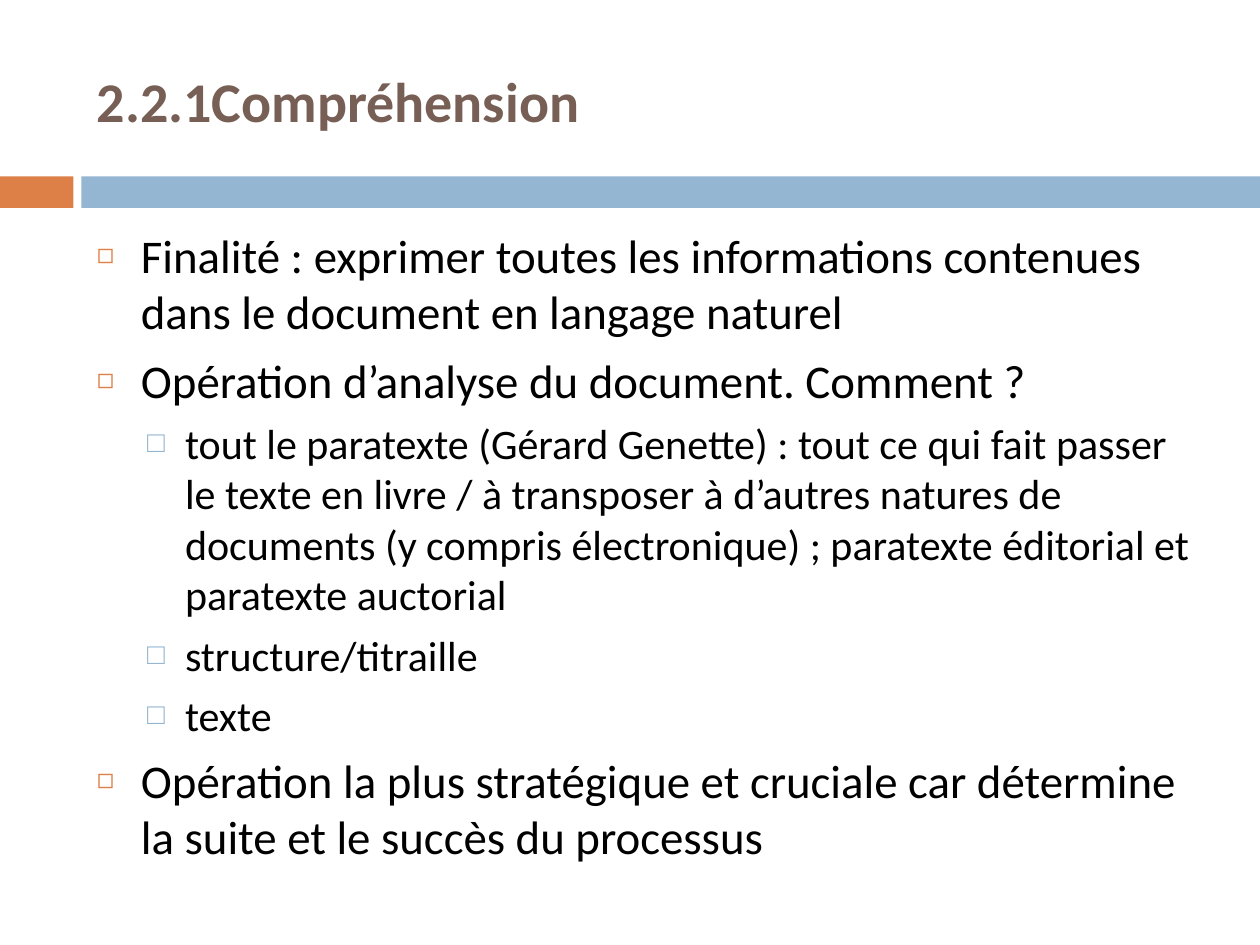
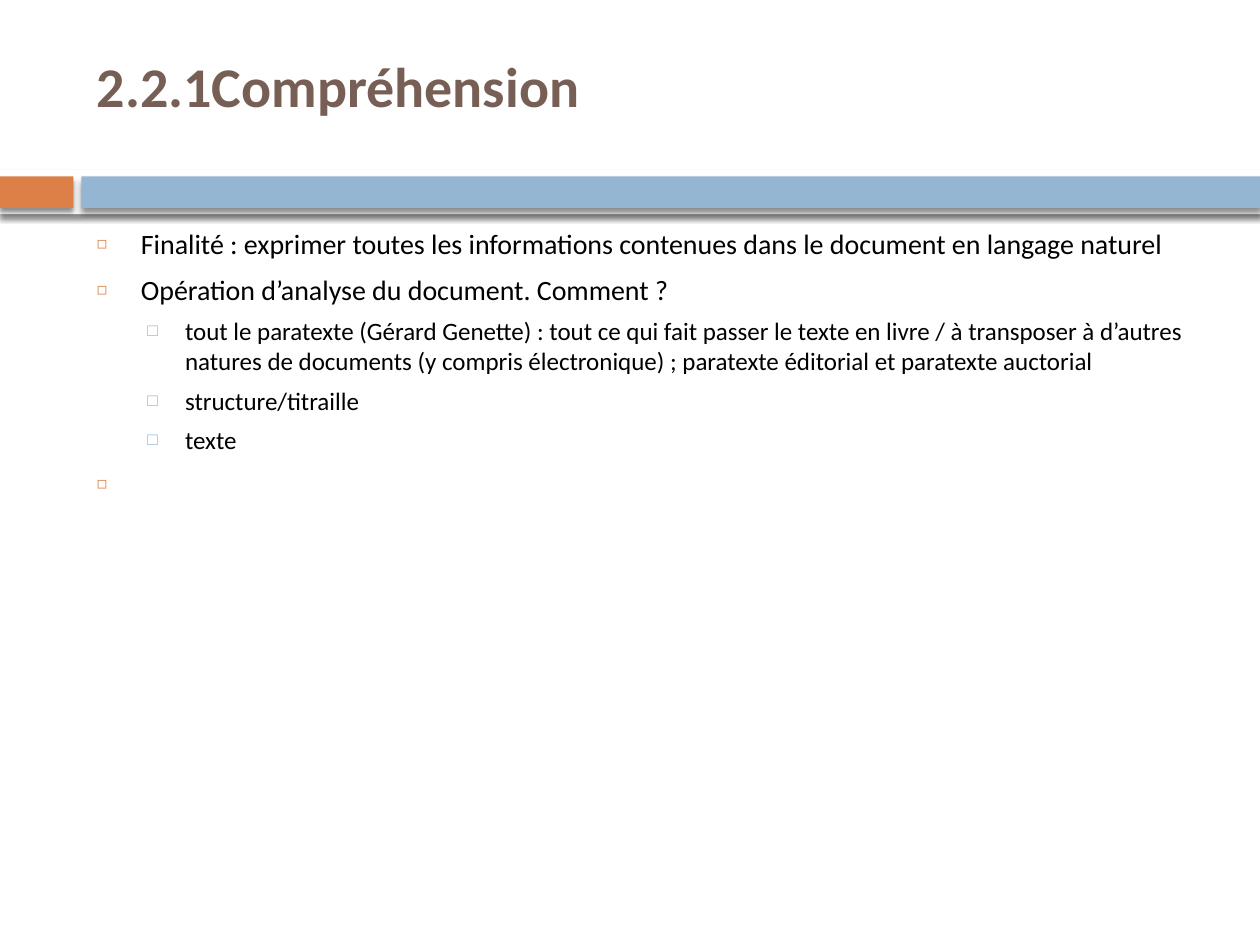
Before and after one commit to martyyann01/td_lyon3, a slide deck: slide 37 of Trait_Doc/Cours/Support_Cours.pptx. Drawn at 1260x945 pixels with LibreOffice and Linux fonts; fonts in the diff are those of the drawing. Boxes give left, top, right and bottom in pixels: in the first picture for what was removed or moved away, otherwise in the second. Text is boxed around its words. In the diff, an @@ line names an element or a change of style, - is before the commit and + after.

Commit message:
correction thesaurus & trait doc folder + anglais compr TD 211125

```diff
--- a/Trait_Doc/Cours/Support_Cours.pptx
+++ b/Trait_Doc/Cours/Support_Cours.pptx
@@ text "2.2.1Compréhension": place and size @@
-text "2.2.1Compréhension" at [97,82,579,131]
+text "2.2.1Compréhension" at [97,67,579,116]
@@ rectangle at [0,176,73,208]: shadow on @@
@@ rectangle added at [0,170,1260,214], fill #FFFFFF @@
@@ rectangle at [82,176,1260,208]: shadow on @@
@@ text "Finalité : exprimer toutes les ..." at [141,234,1182,449]: size 26.8 to 16 pt in "Finalité : exprimer toutes les informations contenues ...", "Opération d’analyse du document. Comment ?"; size 24.1 to 14.3 pt in "tout le paratexte (Gérard Genette) : tout ...", "structure/titraille", "texte" @@
@@ text at [141,765,1175,855]: paragraph removed @@
-◻ Opération la plus stratégique et cruciale car détermine la suite et le succès du processus
```
Also in this commit, not shown: 72 other slides changed, 19 other files.
